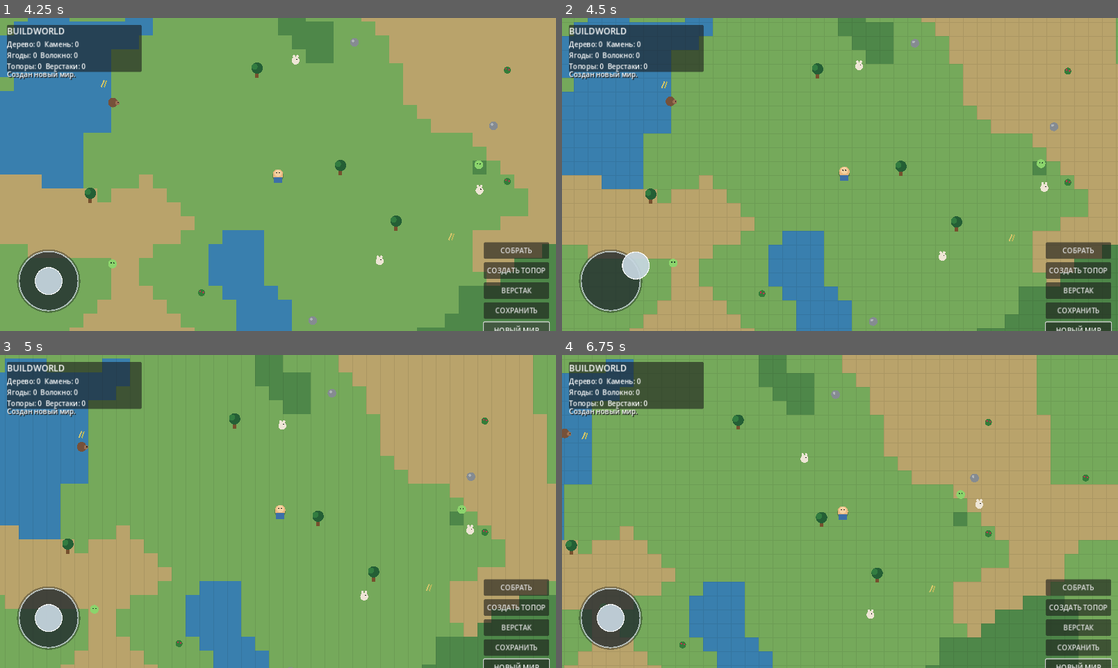
Above: before the commit, frames 1-4 (two rows, left to right).
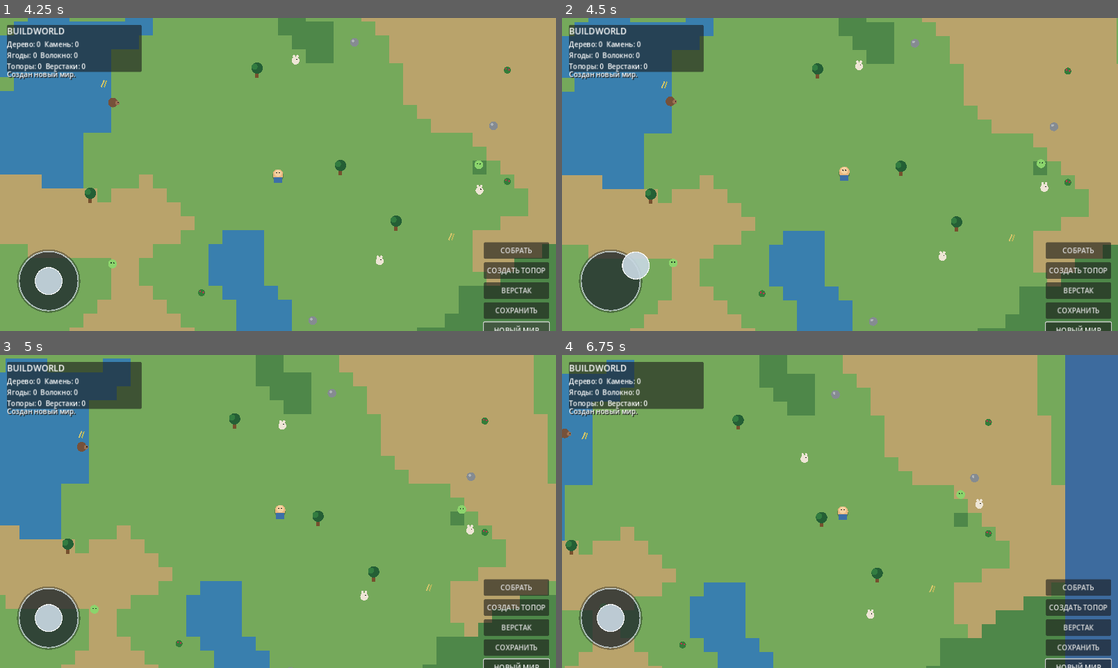
Above: after the commit, the same moments.

Repository: ima707415-hub/Build_World
Game: Godot game, scene res://scenes/main.tscn
Same seed, same stepped clock (60 frames per second), same inputs: the game is played once before the commit and once after it.
Inputs (mouse positions are in pixels of both pictures, inside the frame that each line leads up to):
- Up to frame 1 (4.25 s): click "СОБРАТЬ" at 0.5 s; click "СОЗДАТЬ ТОПОР" at 1.25 s; click "ВЕРСТАК" at 2 s; click "СОХРАНИТЬ" at 2.75 s; click "НОВЫЙ МИР" at 3.5 s
- Up to frame 2 (4.5 s): drag from (612, 280) to (895, 105) at 4.27 s
- Up to frame 3 (5 s): no input
- Up to frame 4 (6.75 s): drag from (728, 527) to (812, 574) at 5.02 s; move the mouse to (895, 442) at 5.77 s; hold D 5.78-6.5 s; drag from (812, 574) to (673, 464) at 6.52 s

Frame 1 is identical in both runs. In frame 2, 0.5% of the frame differs, in the area x 2-100%, y 0-100%; in frame 3, 0.5%; in frame 4, 10%, in the area x 0-100%, y 0-100%.

Commit message:
Optimize world rendering to visible camera area

Diff:
--- a/scripts/world.gd
+++ b/scripts/world.gd
@@ -34,19 +34,33 @@
     return "grass"
 
 func _draw() -> void:
-    for y in range(-int(WORLD_SIZE / 2), int(WORLD_SIZE / 2)):
-        for x in range(-int(WORLD_SIZE / 2), int(WORLD_SIZE / 2)):
-            var biome := biome_at(x, y)
+    # Draw only tiles around the camera. The world remains large, but off-screen
+    # terrain no longer creates thousands of needless draw calls every frame.
+    var inverse := get_viewport().get_canvas_transform().affine_inverse()
+    var view_min := inverse * Vector2.ZERO
+    var view_max := inverse * get_viewport_rect().size
+    var min_x := maxi(-int(WORLD_SIZE / 2), floori(minf(view_min.x, view_max.x) / TILE) - 1)
+    var max_x := mini(int(WORLD_SIZE / 2) - 1, ceili(maxf(view_min.x, view_max.x) / TILE) + 1)
+    var min_y := maxi(-int(WORLD_SIZE / 2), floori(minf(view_min.y, view_max.y) / TILE) - 1)
+    var max_y := mini(int(WORLD_SIZE / 2) - 1, ceili(maxf(view_min.y, view_max.y) / TILE) + 1)
+
+    for y in range(min_y, max_y + 1):
+        for x in range(min_x, max_x + 1):
+            var n := noise.get_noise_2d(x, y)
             var tile_color := Color("#75a95b")
-            match biome:
-                "water": tile_color = Color("#397fae")
-                "forest": tile_color = Color("#4e8749")
-                "dry": tile_color = Color("#b9a36b")
-            var rect := Rect2(Vector2(x * TILE, y * TILE), Vector2(TILE, TILE))
-            draw_rect(rect, tile_color)
-            draw_rect(rect, tile_color.darkened(0.08), false, 1.0)
+            if n < -0.38:
+                tile_color = Color("#397fae")
+            elif n > 0.42:
+                tile_color = Color("#4e8749")
+            elif noise.get_noise_2d(x + 900, y - 400) > 0.25:
+                tile_color = Color("#b9a36b")
+            draw_rect(Rect2(Vector2(x * TILE, y * TILE), Vector2(TILE + 1, TILE + 1)), tile_color)
+
+    var visible_rect := Rect2(Vector2(min_x * TILE, min_y * TILE), Vector2((max_x - min_x + 1) * TILE, (max_y - min_y + 1) * TILE))
     for item in resources:
         var p: Vector2 = item.position
+        if not visible_rect.has_point(p):
+            continue
         match item.kind:
             "tree":
                 draw_rect(Rect2(p + Vector2(-4, 0), Vector2(8, 17)), Color("#76502e"))
